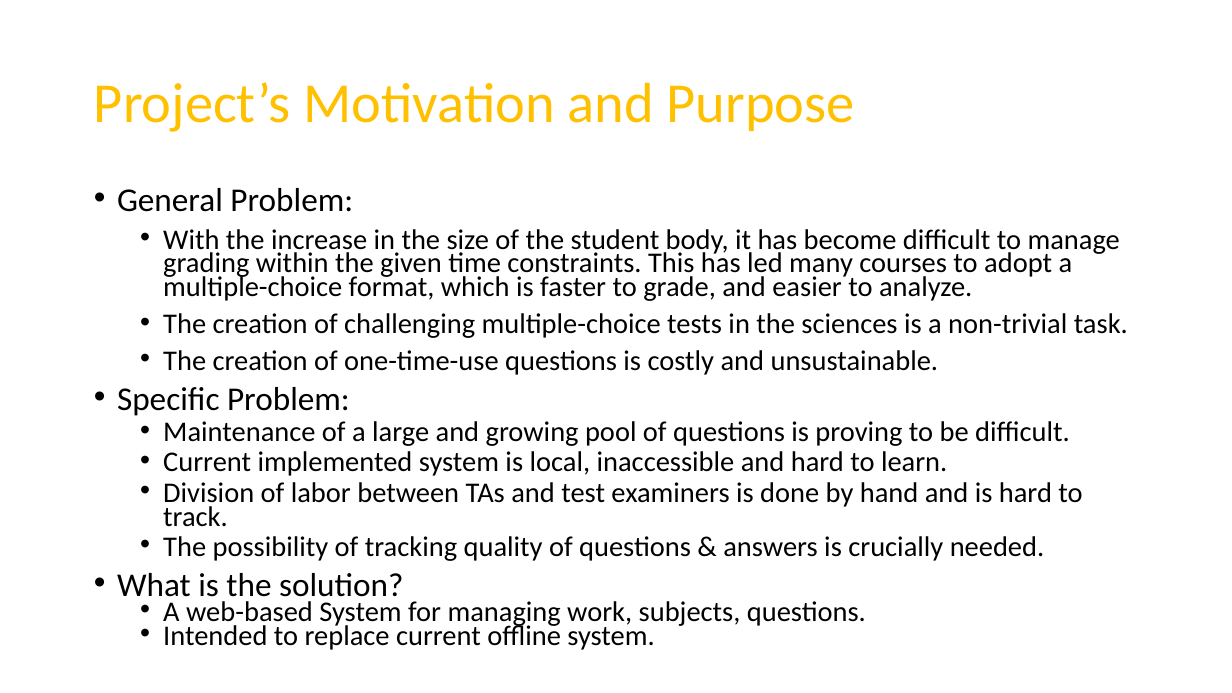
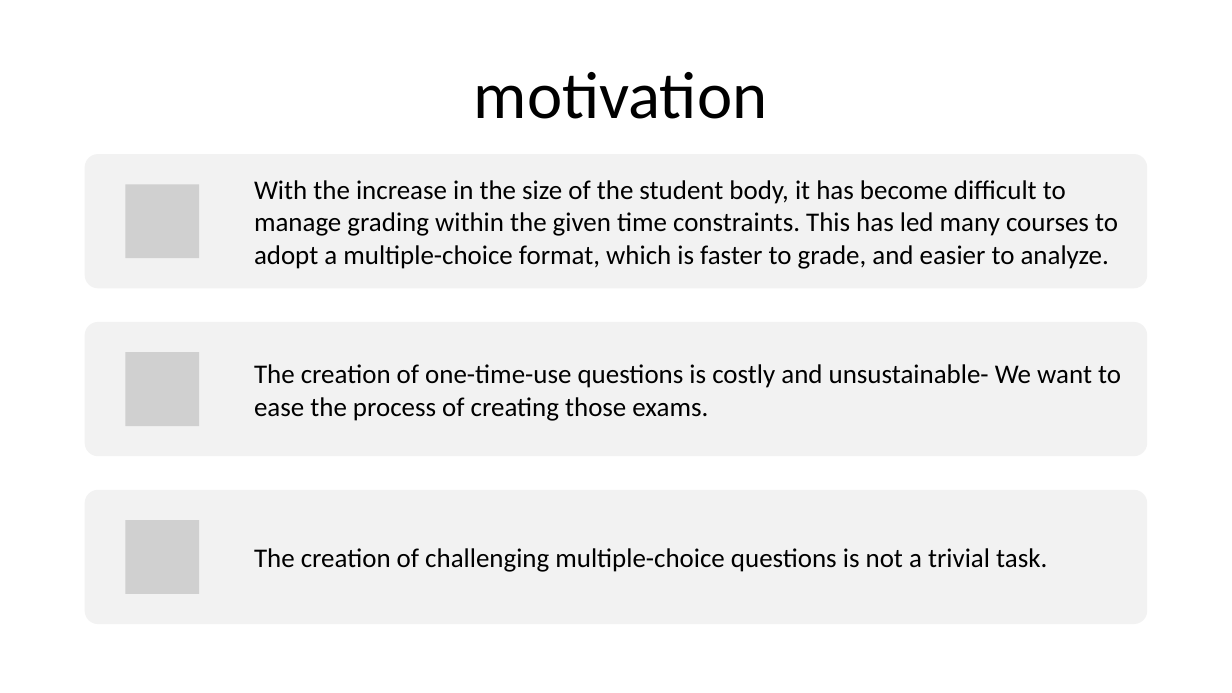
Before and after one commit to RoiTief/Exam-Management-System, a slide deck: slide 3 of docs/Proof of concept presentation.pptx. Drawn at 1232x693 pixels with LibreOffice and Linux fonts; fonts in the diff are those of the drawing; grey boxes stand for pictures. Boxes give left, top, right and bottom in pixels: in the first picture for what was removed or moved away, otherwise in the second. Text is boxed around its words. In the diff, an @@ line names an element or a change of style, - is before the commit and + after.

```diff
--- a/docs/Proof of concept presentation.pptx
+++ b/docs/Proof of concept presentation.pptx
@@ title at bbox=[474, 72, 767, 119]: text changed; size 44 to 52 pt; text colour #FFC000 to #000000 @@
-Project’s Motivation and Purpose
+motivation
@@ text removed at bbox=[117, 188, 1128, 650] @@
-• General Problem:
-  • With the increase in the size of the student body, it has become difficult to manage grading within the given time constraints. This has led many courses to adopt a multiple-choice format, which is faster to grade, and easier to analyze.
-  • The creation of challenging multiple-choice tests in the sciences is a non-trivial task.
-  • The creation of one-time-use questions is costly and unsustainable.
-• Specific Problem:
-  • Maintenance of a large and growing pool of questions is proving to be difficult.
-  • Current implemented system is local, inaccessible and hard to learn.
-  • Division of labor between TAs and test examiners is done by hand and is hard to track.
-  • The possibility of tracking quality of questions & answers is crucially needed.
-• What is the solution?
-  • A web-based System for managing work, subjects, questions.
-  • Intended to replace current offline system.
@@ group added at bbox=[85, 154, 1148, 624]: 3 rounded rectangles, 3 pictures, 3 texts @@
+With the increase in the size of the student body, it has become difficult to manage grading within the given time constraints. This has led many courses to adopt a multiple-choice format, which is faster to grade, and easier to analyze.
+The creation of one-time-use questions is costly and unsustainable- We want to ease the process of creating those exams.
+The creation of challenging multiple-choice questions is not a trivial task.
```
Also in this commit, not shown: 10 other slides changed, 7 slides added.
